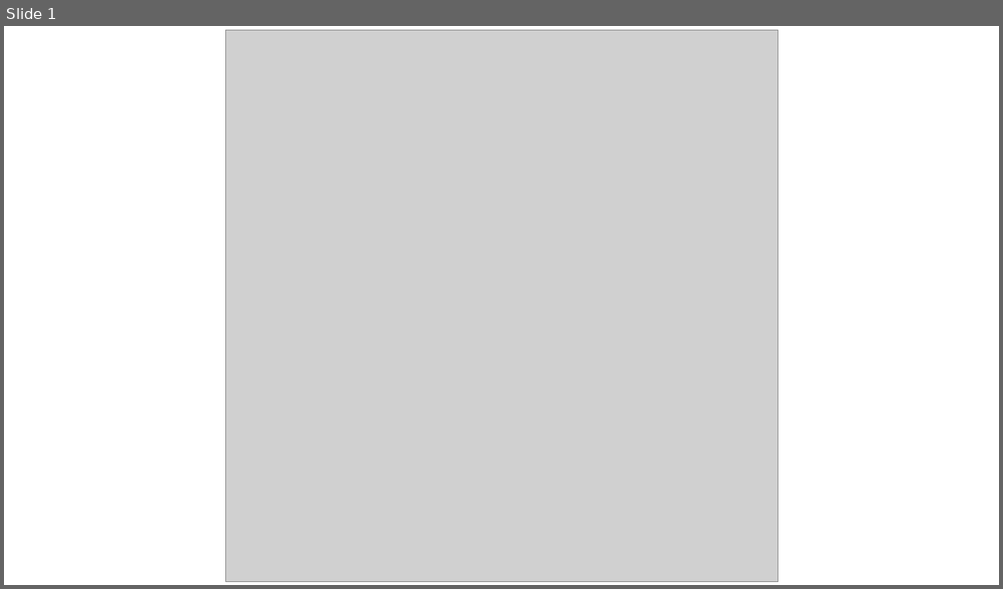
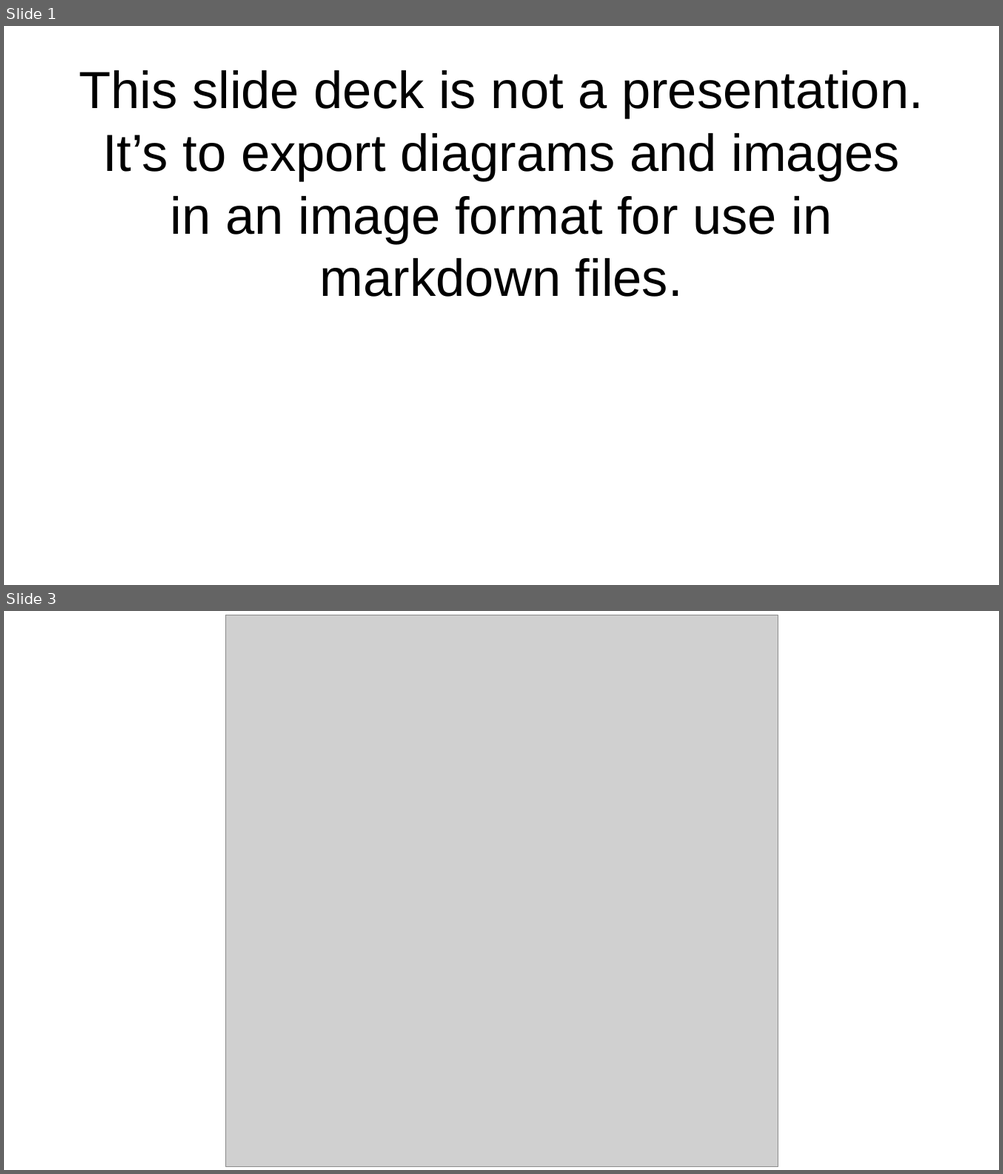
Before and after one commit to brad-cannell/r4epi, a slide deck: img/03_part_data_transfer/02_file_paths/file_paths.pptx. Shown one above the other, each under a label of ours: slide 1 before the commit, slides 1 and 3 after it; the slides between them are not shown. The pictures are 1003x589 and 1003x1174 pixels, drawn with LibreOffice and Linux fonts; fonts in the diff are those of the drawing; grey boxes stand for pictures. Boxes give left, top, right and bottom in pixels: in the first picture for what was removed or moved away, otherwise in the second. Text is boxed around its words. In the diff, an @@ line names an element or a change of style, - is before the commit and + after.

```diff
--- a/img/03_part_data_transfer/02_file_paths/file_paths.pptx
+++ b/img/03_part_data_transfer/02_file_paths/file_paths.pptx
@@ slide 1 added at <box>4,26,999,585</box>, background #FFFFFF @@
@@ title added at <box>79,70,923,297</box>, 100.8 pt, text #000000 @@
+This slide deck is not a presentation. It’s to export diagrams and images in an image format for use in markdown files.
@@ what was slide 1 is now slide 3 @@
```
Also in this commit, not shown: 3 other slides added, 4 other files.
